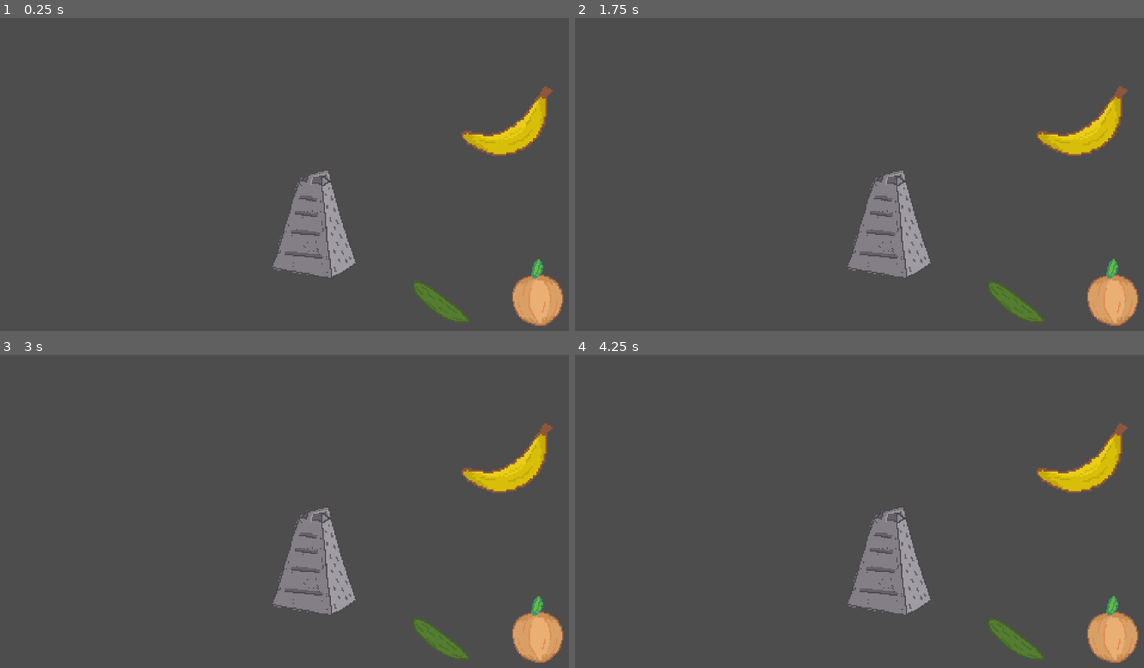
Above: before the commit, frames 1-4 (two rows, left to right).
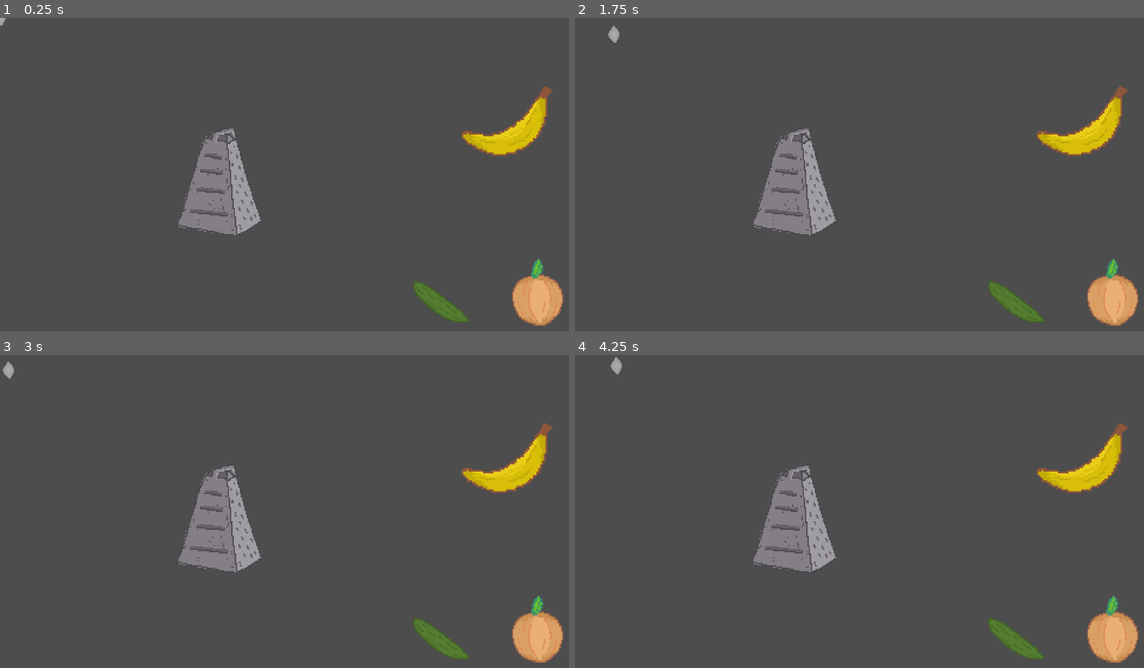
Above: after the commit, the same moments.

Repository: PeaceMonster/EpicWe-Gamejam2024
Game: Godot game, scene res://scenes/main.tscn
Two runs of this game, one before a commit and one after it. Both use one fixed random seed, a clock stepped at 60 frames per second and the inputs below.
Inputs (mouse positions are in pixels of both pictures, inside the frame that each line leads up to):
- Up to frame 1 (0.25 s): no input
- Up to frame 2 (1.75 s): tap Enter at 0.5 s; move the mouse to (1070, 190) at 0.52 s; click (1070, 190) at 0.67 s; tap Space at 1.25 s; drag from (779, 230) to (1109, 296) at 1.27 s
- Up to frame 3 (3 s): tap Enter at 2 s; move the mouse to (409, 461) at 2.02 s; click (409, 461) at 2.17 s; tap Space at 2.75 s; drag from (307, 624) to (534, 633) at 2.77 s
- Up to frame 4 (4.25 s): tap Enter at 3.5 s; move the mouse to (1126, 605) at 3.52 s; click (1126, 605) at 3.67 s

The runs differ from the first frame. In frame 1, 5.7% of the frame differs, in the area x 0-63%, y 0-84%; in frame 2, 5.8%; in frame 3, 5.8%; in frame 4, 5.8%, in the area x 6-63%, y 0-84%.

Commit message:
More stuff

Diff:
--- a/grabcomponent.gd
+++ b/grabcomponent.gd
@@ -3,19 +3,16 @@
 @export var parent : Node2D
 var mouse_inside := false
 var grabbed := false
-var position_delta := Vector2(100,0)
+var grabber : Area2D = null
+var position_delta := Vector2(0,0)
 
-func _mouse_enter() -> void:
-	mouse_inside = true
-
-func _mouse_exit() -> void:
-	mouse_inside = false
 
 func _input(event):
 	if event is InputEventMouseButton and mouse_inside:
 		if event.pressed:
 			grabbed = true
-			position_delta = get_viewport().get_mouse_position() - parent.position
+			position_delta = grabber.global_position - parent.global_position
+			print(position_delta)
 			print("Grab")
 	if event is InputEventMouseButton and grabbed:
 		if not event.pressed:
@@ -25,4 +22,13 @@
 # Called every frame. 'delta' is the elapsed time since the previous frame.
 func _process(delta: float) -> void:
 	if grabbed:
-		parent.position = get_viewport().get_mouse_position() - position_delta
+		parent.position = grabber.global_position - position_delta
+
+
+func _on_area_exited(area: Area2D) -> void:
+	mouse_inside = false
+
+
+func _on_area_entered(area: Area2D) -> void:
+	mouse_inside = true
+	grabber = area
--- a/scenes/Grabable/grabcomponent.tscn
+++ b/scenes/Grabable/grabcomponent.tscn
@@ -5,3 +5,6 @@
 [node name="grabcomponent" type="Area2D"]
 monitorable = false
 script = ExtResource("1_tir7m")
+
+[connection signal="area_entered" from="." to="." method="_on_area_entered"]
+[connection signal="area_exited" from="." to="." method="_on_area_exited"]
--- a/scenes/GrateComponent/gratecomponent.gd
+++ b/scenes/GrateComponent/gratecomponent.gd
@@ -11,6 +11,7 @@
 @export var particle_color : Color = Color.WHITE
 var rng = RandomNumberGenerator.new()
 var grating := false
+var prev_pos := Vector2(0,0)
 
 func _ready() -> void:
 	particles.color = particle_color
@@ -34,5 +35,8 @@
 
 
 func _process(delta: float) -> void:
-	if grating:
+	print(prev_pos)
+	print(position)
+	if grating and not prev_pos == self.global_position:
 		grate(delta)
+	prev_pos = self.global_position
--- /dev/null
+++ b/scenes/MouseTarget/mouse_target.gd
@@ -0,0 +1,11 @@
+extends Node2D
+
+@export var drag_coefficient = 5.0
+# Called when the node enters the scene tree for the first time.
+func _ready() -> void:
+	Input.mouse_mode = Input.MOUSE_MODE_CAPTURED
+
+func _input(event: InputEvent) -> void:
+	if event is InputEventMouseMotion:
+		self.position.x += event.relative.x * (1 / drag_coefficient)
+		self.position.y += event.relative.y * ( 1 / drag_coefficient)
--- /dev/null
+++ b/scenes/MouseTarget/mouse_target.tscn
@@ -0,0 +1,20 @@
+[gd_scene load_steps=4 format=3 uid="uid://0e5avvpsk4dp"]
+
+[ext_resource type="Texture2D" uid="uid://yrcgjsq4eiv" path="res://Assets/chunk.png" id="1_407hr"]
+[ext_resource type="Script" path="res://scenes/MouseTarget/mouse_target.gd" id="1_gpggx"]
+
+[sub_resource type="CircleShape2D" id="CircleShape2D_yocv5"]
+radius = 18.1108
+
+[node name="MouseTarget" type="Node2D"]
+script = ExtResource("1_gpggx")
+
+[node name="Chunk" type="Sprite2D" parent="."]
+scale = Vector2(2, 2)
+texture = ExtResource("1_407hr")
+
+[node name="Area2D" type="Area2D" parent="."]
+monitoring = false
+
+[node name="CollisionShape2D" type="CollisionShape2D" parent="Area2D"]
+shape = SubResource("CircleShape2D_yocv5")
--- a/scenes/main.tscn
+++ b/scenes/main.tscn
@@ -1,11 +1,14 @@
-[gd_scene load_steps=5 format=3 uid="uid://lduf66oqur7l"]
+[gd_scene load_steps=6 format=3 uid="uid://lduf66oqur7l"]
 
 [ext_resource type="PackedScene" uid="uid://ch0ukib0edke5" path="res://scenes/grater.tscn" id="1_sicte"]
 [ext_resource type="PackedScene" uid="uid://cuc5i8tvyxpg1" path="res://scenes/Grabable/onion.tscn" id="2_0khw6"]
 [ext_resource type="PackedScene" uid="uid://cj8j80gyotjr4" path="res://scenes/Fruit/cucumber.tscn" id="3_lqxpi"]
 [ext_resource type="PackedScene" uid="uid://c1k5qd1ap6o6o" path="res://scenes/Fruit/banana.tscn" id="3_taqu3"]
+[ext_resource type="PackedScene" uid="uid://0e5avvpsk4dp" path="res://scenes/MouseTarget/mouse_target.tscn" id="5_mli8h"]
 
 [node name="Main" type="Node2D"]
+
+[node name="MouseTarget" parent="." instance=ExtResource("5_mli8h")]
 
 [node name="Onion" parent="." instance=ExtResource("2_0khw6")]
 position = Vector2(901, 468)
@@ -17,5 +20,5 @@
 position = Vector2(741, 482)
 
 [node name="Grater" parent="." instance=ExtResource("1_sicte")]
-position = Vector2(539, 337)
+position = Vector2(380, 266)
 scale = Vector2(2, 2)
Not shown, added: Assets/beer.png.import
Not shown, added: Assets/fish.png.import
